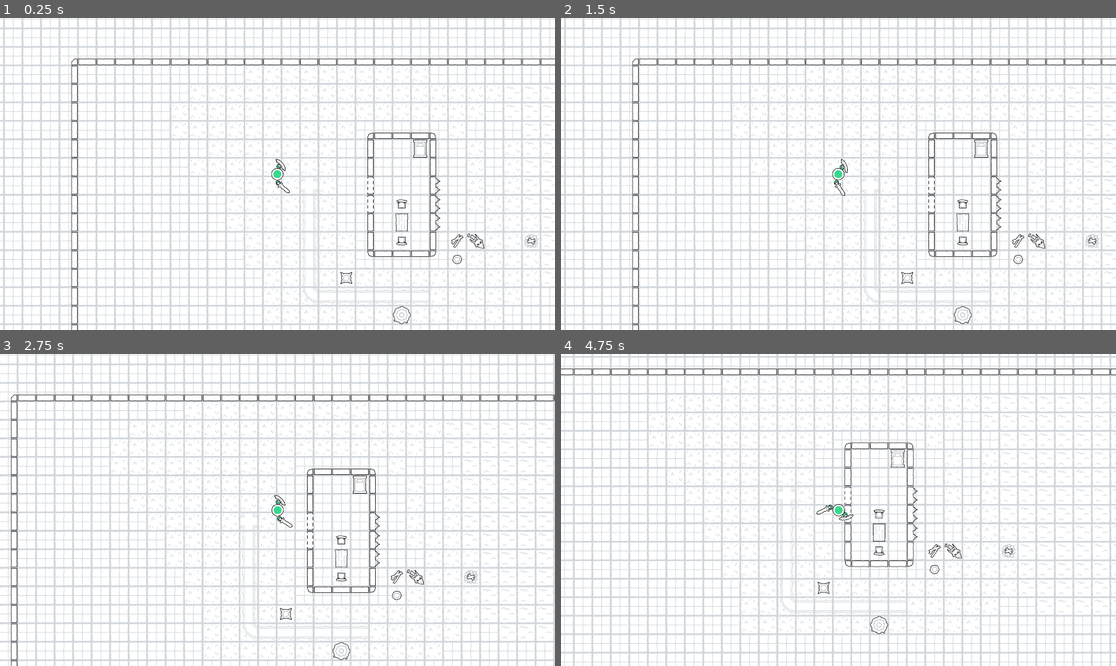
Above: before the commit, frames 1-4 (two rows, left to right).
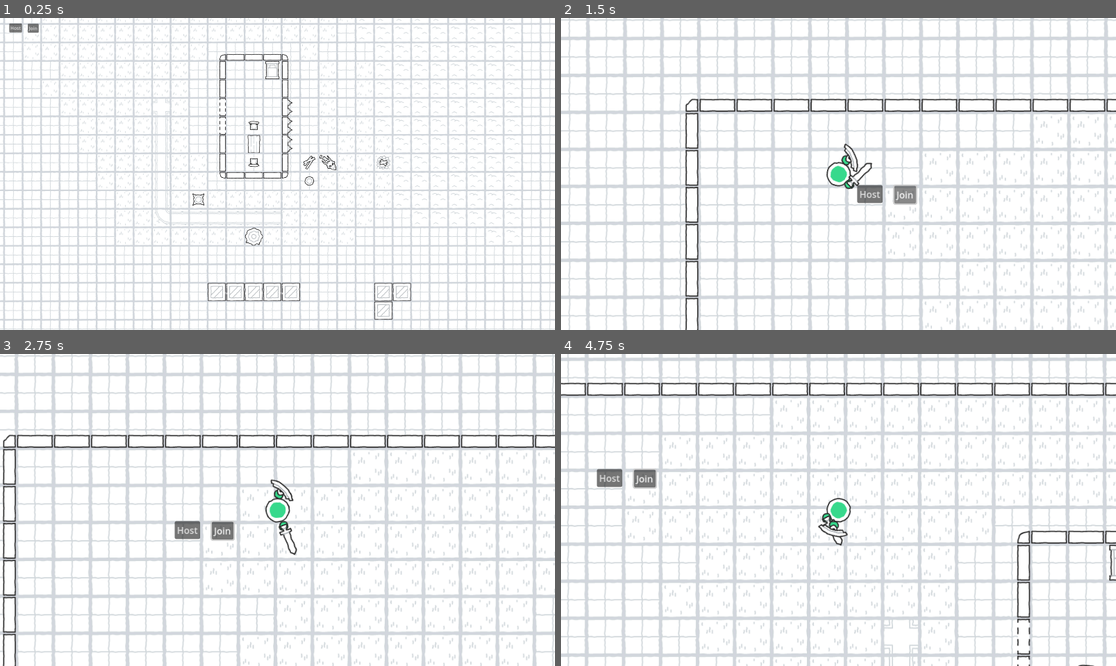
Above: after the commit, the same moments.

Repository: YuunsGit/scribbrawl-game
Game: Godot game, scene res://world.tscn
The game is run twice, just before and just after one commit, with the same random seed, the same clock (stepped at 60 frames per second) and the same inputs.
Inputs (mouse positions are in pixels of both pictures, inside the frame that each line leads up to):
- Up to frame 1 (0.25 s): no input
- Up to frame 2 (1.5 s): click (577, 27) at 0.5 s, where only the run after the commit has a clickable "Host"; click (905, 195) at 1.25 s, where only the run after the commit has a clickable "Join"
- Up to frame 3 (2.75 s): move the mouse to (399, 494) at 2.02 s; press the mouse at (399, 494) at 2.03 s; hold D (move_right) from 2.03 s (still down); right-click (399, 494) at 2.3 s
- Up to frame 4 (4.75 s): move the mouse to (727, 525) at 2.77 s; release D (move_right) at 2.78 s; release the mouse at (727, 525) at 2.78 s; hold S (move_down) 2.78-3.53 s; right-click (727, 525) at 2.85 s; click (727, 525) at 3.05 s; move the mouse to (894, 441) at 3.52 s; press the mouse at (894, 441) at 3.53 s; hold D (move_right) 3.53-4.28 s; right-click (894, 441) at 3.8 s; move the mouse to (810, 572) at 4.27 s; release the mouse at (810, 572) at 4.28 s; hold W (move_up) from 4.28 s (still down); right-click (810, 572) at 4.35 s; click (810, 572) at 4.55 s

The runs differ from the first frame. In frame 1, 25% of the frame differs, in the area x 0-100%, y 0-100%; in frame 2, 39%; in frame 3, 32%; in frame 4, 40%.

Commit message:
Add multiplayer

Diff:
--- /dev/null
+++ b/MultiplayerSpawner.gd
@@ -0,0 +1,18 @@
+extends MultiplayerSpawner
+
+var peer = ENetMultiplayerPeer.new()
+@export var player_scene: PackedScene
+
+func _on_host_pressed():
+	peer.create_server(135)
+	multiplayer.multiplayer_peer = peer
+	multiplayer.peer_connected.connect(_add_player)
+
+func _add_player(id = 1):
+	var player = player_scene.instantiate()
+	player.name = str(id)
+	call_deferred("add_child", player)
+
+func _on_join_pressed():
+	peer.create_client("192.168.1.4", 135)
+	multiplayer.multiplayer_peer = peer
--- /dev/null
+++ b/menu.gd
@@ -0,0 +1,18 @@
+extends Control
+
+var peer = ENetMultiplayerPeer.new()
+@export var player_scene: PackedScene
+
+func _on_host_pressed():
+	peer.create_server(135)
+	multiplayer.multiplayer_peer = peer
+	multiplayer.peer_connected.connect(_add_player)
+
+func _add_player(id = 1):
+	var player = player_scene.instantiate()
+	player.name = str(id)
+	call_deferred("add_child", player)
+
+func _on_join_pressed():
+	peer.create_client("192.168.1.4", 135)
+	multiplayer.multiplayer_peer = peer
--- /dev/null
+++ b/menu.tscn
@@ -0,0 +1,38 @@
+[gd_scene load_steps=3 format=3 uid="uid://18oir5gpw7ot"]
+
+[ext_resource type="Script" path="res://menu.gd" id="1_kcvrw"]
+[ext_resource type="PackedScene" uid="uid://cxvbsu47yob8a" path="res://player.tscn" id="2_de2f1"]
+
+[node name="Menu" type="Control"]
+layout_mode = 3
+anchors_preset = 15
+anchor_right = 1.0
+anchor_bottom = 1.0
+grow_horizontal = 2
+grow_vertical = 2
+script = ExtResource("1_kcvrw")
+player_scene = ExtResource("2_de2f1")
+
+[node name="CenterContainer" type="CenterContainer" parent="."]
+layout_mode = 0
+offset_left = 831.0
+offset_top = 402.0
+offset_right = 1031.0
+offset_bottom = 602.0
+
+[node name="PanelContainer" type="PanelContainer" parent="CenterContainer"]
+custom_minimum_size = Vector2(200, 60)
+layout_mode = 2
+
+[node name="Host" type="Button" parent="CenterContainer/PanelContainer"]
+layout_mode = 2
+size_flags_vertical = 0
+text = "Host"
+
+[node name="Join" type="Button" parent="CenterContainer/PanelContainer"]
+layout_mode = 2
+size_flags_vertical = 8
+text = "Join"
+
+[connection signal="pressed" from="CenterContainer/PanelContainer/Host" to="." method="_on_host_pressed"]
+[connection signal="pressed" from="CenterContainer/PanelContainer/Join" to="." method="_on_join_pressed"]
--- a/player.gd
+++ b/player.gd
@@ -3,11 +3,19 @@
 @export var SPEED = 300.0
 @onready var animation_player = $AnimationPlayer
 
+func _enter_tree():
+	set_multiplayer_authority(name.to_int())
+
 func _process(delta):
-	#global_rotation = global_position.direction_to(get_global_mouse_position()).angle() + PI/2.0
-	look_at(get_global_mouse_position())
+	if is_multiplayer_authority():
+		look_at(get_global_mouse_position())
+		if Input.is_action_pressed("primary"):
+			animation_player.play("sword_slash", -1, 2.25)
+		if Input.is_action_pressed("secondary"):
+			animation_player.play("shield_raise")
 
 func _physics_process(delta):
-	var move_dir = Input.get_vector("move_left", "move_right", "move_up", "move_down")
-	velocity = move_dir * SPEED
-	move_and_slide()
+	if is_multiplayer_authority():
+		var move_dir = Input.get_vector("move_left", "move_right", "move_up", "move_down")
+		velocity = move_dir * SPEED
+		move_and_slide()
--- a/player.tscn
+++ b/player.tscn
@@ -8,6 +8,126 @@
 
 [sub_resource type="CircleShape2D" id="CircleShape2D_kfb85"]
 radius = 22.2036
+
+[sub_resource type="Animation" id="Animation_dtplt"]
+length = 0.001
+tracks/0/type = "value"
+tracks/0/imported = false
+tracks/0/enabled = true
+tracks/0/path = NodePath("Graphics/Right Hand:rotation")
+tracks/0/interp = 1
+tracks/0/loop_wrap = true
+tracks/0/keys = {
+"times": PackedFloat32Array(0),
+"transitions": PackedFloat32Array(1),
+"update": 0,
+"values": [2.38636]
+}
+tracks/1/type = "value"
+tracks/1/imported = false
+tracks/1/enabled = true
+tracks/1/path = NodePath("Graphics/Right Hand:position")
+tracks/1/interp = 1
+tracks/1/loop_wrap = true
+tracks/1/keys = {
+"times": PackedFloat32Array(0),
+"transitions": PackedFloat32Array(1),
+"update": 0,
+"values": [Vector2(3, 30)]
+}
+tracks/2/type = "value"
+tracks/2/imported = false
+tracks/2/enabled = true
+tracks/2/path = NodePath("Graphics/Left Hand:rotation")
+tracks/2/interp = 1
+tracks/2/loop_wrap = true
+tracks/2/keys = {
+"times": PackedFloat32Array(0),
+"transitions": PackedFloat32Array(1),
+"update": 0,
+"values": [1.64384]
+}
+tracks/3/type = "value"
+tracks/3/imported = false
+tracks/3/enabled = true
+tracks/3/path = NodePath("Graphics/Left Hand:position")
+tracks/3/interp = 1
+tracks/3/loop_wrap = true
+tracks/3/keys = {
+"times": PackedFloat32Array(0),
+"transitions": PackedFloat32Array(1),
+"update": 0,
+"values": [Vector2(6, -27)]
+}
+
+[sub_resource type="Animation" id="Animation_kn3bi"]
+resource_name = "sword_slash"
+tracks/0/type = "value"
+tracks/0/imported = false
+tracks/0/enabled = true
+tracks/0/path = NodePath("Graphics/Right Hand:position")
+tracks/0/interp = 1
+tracks/0/loop_wrap = true
+tracks/0/keys = {
+"times": PackedFloat32Array(0, 0.5, 0.7, 1),
+"transitions": PackedFloat32Array(1, 1, 1, 1),
+"update": 0,
+"values": [Vector2(3, 30), Vector2(27, 7), Vector2(8, 28), Vector2(3, 30)]
+}
+tracks/1/type = "value"
+tracks/1/imported = false
+tracks/1/enabled = true
+tracks/1/path = NodePath("Graphics/Right Hand:rotation")
+tracks/1/interp = 1
+tracks/1/loop_wrap = true
+tracks/1/keys = {
+"times": PackedFloat32Array(0, 0.5, 0.7, 1),
+"transitions": PackedFloat32Array(1, 1, 1, 1),
+"update": 0,
+"values": [2.38636, 0.327588, 3.36529, 2.38636]
+}
+
+[sub_resource type="Animation" id="Animation_hxfha"]
+resource_name = "shield_raise"
+tracks/0/type = "value"
+tracks/0/imported = false
+tracks/0/enabled = true
+tracks/0/path = NodePath("Graphics/Left Hand:rotation")
+tracks/0/interp = 1
+tracks/0/loop_wrap = true
+tracks/0/keys = {
+"times": PackedFloat32Array(0, 0.2, 0.7, 1),
+"transitions": PackedFloat32Array(1, 1, 1, 1),
+"update": 0,
+"values": [1.64384, 2.30978, 2.30978, 1.64384]
+}
+tracks/1/type = "value"
+tracks/1/imported = false
+tracks/1/enabled = true
+tracks/1/path = NodePath("Graphics/Left Hand:position")
+tracks/1/interp = 1
+tracks/1/loop_wrap = true
+tracks/1/keys = {
+"times": PackedFloat32Array(0, 0.2, 0.7, 1),
+"transitions": PackedFloat32Array(1, 1, 1, 1),
+"update": 0,
+"values": [Vector2(6, -27), Vector2(32, 2), Vector2(32, 2), Vector2(6, -27)]
+}
+
+[sub_resource type="AnimationLibrary" id="AnimationLibrary_05y42"]
+_data = {
+"RESET": SubResource("Animation_dtplt"),
+"shield_raise": SubResource("Animation_hxfha"),
+"sword_slash": SubResource("Animation_kn3bi")
+}
+
+[sub_resource type="SceneReplicationConfig" id="SceneReplicationConfig_l2spn"]
+properties/0/path = NodePath(".:position")
+properties/0/spawn = true
+properties/0/replication_mode = 1
+properties/1/path = NodePath(".:rotation")
+properties/1/spawn = true
+properties/1/replication_mode = 1
 
 [node name="Player" type="CharacterBody2D" groups=["player"]]
 collision_layer = 4
@@ -24,7 +144,7 @@
 
 [node name="Right Hand" type="Sprite2D" parent="Graphics"]
 position = Vector2(3, 30)
-rotation = 2.46521
+rotation = 2.38636
 texture = ExtResource("3_ptxtp")
 
 [node name="WeaponLongsword" type="Sprite2D" parent="Graphics/Right Hand"]
@@ -43,3 +163,12 @@
 texture = ExtResource("5_1aaxm")
 
 [node name="Camera2D" type="Camera2D" parent="."]
+zoom = Vector2(2, 2)
+
+[node name="AnimationPlayer" type="AnimationPlayer" parent="."]
+libraries = {
+"": SubResource("AnimationLibrary_05y42")
+}
+
+[node name="MultiplayerSynchronizer" type="MultiplayerSynchronizer" parent="."]
+replication_config = SubResource("SceneReplicationConfig_l2spn")
--- /dev/null
+++ b/world.gd
@@ -0,0 +1,19 @@
+extends Node2D
+
+var peer = ENetMultiplayerPeer.new()
+@export var player_scene: PackedScene
+
+func _on_host_pressed():
+	peer.create_server(135)
+	multiplayer.multiplayer_peer = peer
+	multiplayer.peer_connected.connect(_add_player)
+	_add_player()
+
+func _add_player(id = 1):
+	var player = player_scene.instantiate()
+	player.name = str(id)
+	call_deferred("add_child", player)
+
+func _on_join_pressed():
+	peer.create_client("192.168.1.4", 135)
+	multiplayer.multiplayer_peer = peer
--- a/world.tscn
+++ b/world.tscn
@@ -1,5 +1,6 @@
-[gd_scene load_steps=5 format=3 uid="uid://dyi4jyxum08m5"]
-
+[gd_scene load_steps=6 format=3 uid="uid://dyi4jyxum08m5"]
+
+[ext_resource type="Script" path="res://world.gd" id="1_i0xy3"]
 [ext_resource type="Texture2D" uid="uid://cmhx6dqt17h4d" path="res://Tilesheet/tilesheet.png" id="1_u02y4"]
 [ext_resource type="PackedScene" uid="uid://cxvbsu47yob8a" path="res://player.tscn" id="2_3mr0t"]
 
@@ -740,6 +741,8 @@
 sources/1 = SubResource("TileSetAtlasSource_imr6l")
 
 [node name="World" type="Node2D"]
+script = ExtResource("1_i0xy3")
+player_scene = ExtResource("2_3mr0t")
 
 [node name="TileMap" type="TileMap" parent="."]
 position = Vector2(-178, 21)
@@ -747,5 +750,23 @@
 format = 2
 layer_0/tile_data = PackedInt32Array(0, 1, 1, 65536, 1, 1, 131072, 1, 1, 196608, 1, 1, 262144, 1, 1, 327680, 1, 1, 3932 …(38049 unchanged characters)…
 
-[node name="Player" parent="." instance=ExtResource("2_3mr0t")]
-position = Vector2(448, 269)
+[node name="MultiplayerSpawner" type="MultiplayerSpawner" parent="."]
+_spawnable_scenes = PackedStringArray("res://player.tscn")
+spawn_path = NodePath("..")
+
+[node name="Host" type="Button" parent="."]
+offset_left = 32.0
+offset_top = 19.0
+offset_right = 76.0
+offset_bottom = 50.0
+text = "Host"
+
+[node name="Join" type="Button" parent="."]
+offset_left = 96.0
+offset_top = 20.0
+offset_right = 134.0
+offset_bottom = 51.0
+text = "Join"
+
+[connection signal="pressed" from="Host" to="." method="_on_host_pressed"]
+[connection signal="pressed" from="Join" to="." method="_on_join_pressed"]
Not shown: 1 places in player.tscn that only renumber resources
Not shown, changed: scribbrawl/index.html
Not shown, changed: scribbrawl/index.pck
